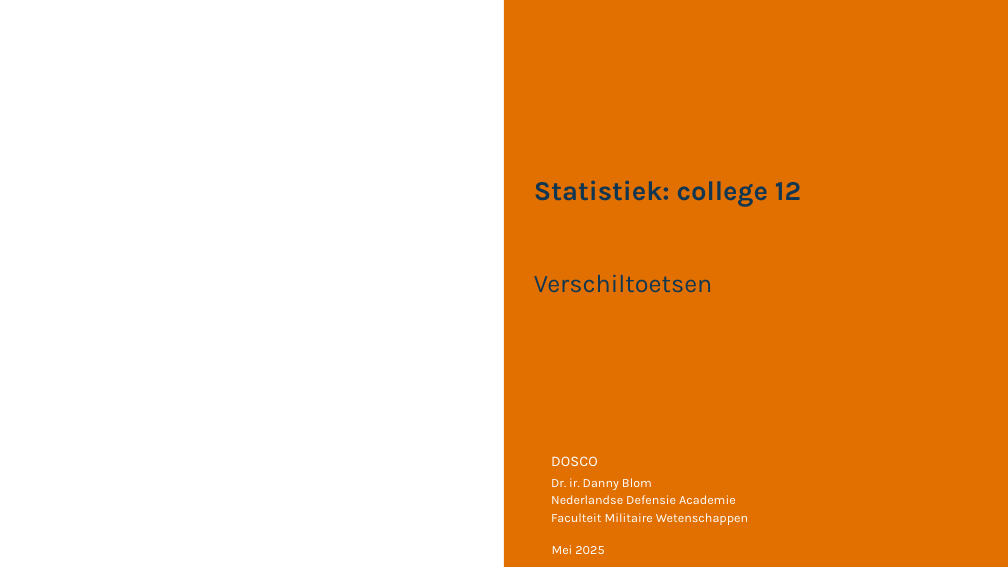
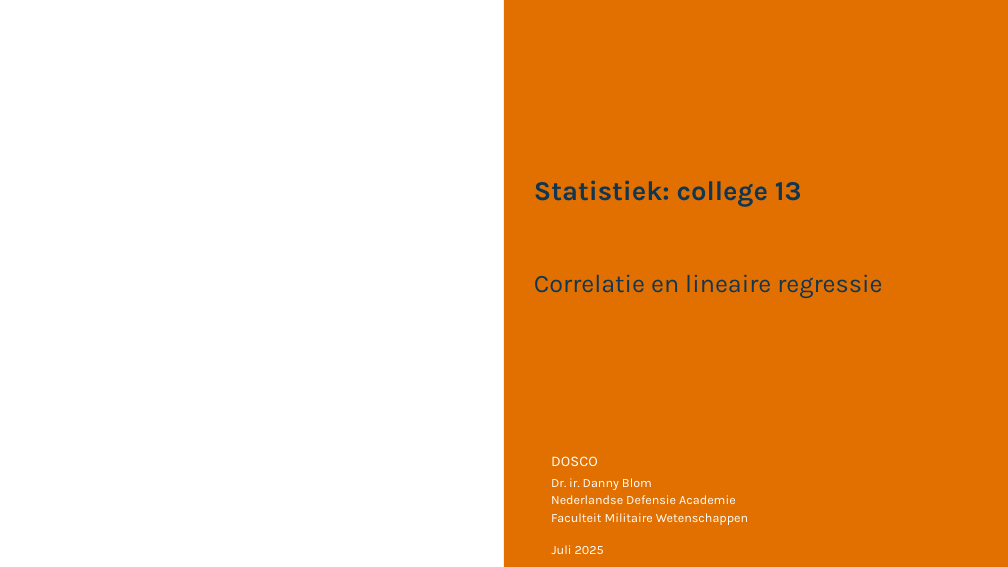
Before and after one commit to DBlom96/Statistiek, a slide deck: slide 1 of Danny/Onderwijs/Statistiek/2024-2025/Slides/Nieuwe slides/Statistiek 2024-2025 -- college 12 -- correlatie en regressie.pptx. Drawn at 1008x567 pixels with LibreOffice and Linux fonts; fonts in the diff are those of the drawing; background and template pictures are left out. Boxes give left, top, right and bottom in pixels: in the first picture for what was removed or moved away, otherwise in the second. Text is boxed around its words. In the diff, an @@ line names an element or a change of style, - is before the commit and + after.

```diff
--- a/Danny/Onderwijs/Statistiek/2024-2025/Slides/Nieuwe slides/Statistiek 2024-2025 -- college 12 -- correlatie en regressie.pptx
+++ b/Danny/Onderwijs/Statistiek/2024-2025/Slides/Nieuwe slides/Statistiek 2024-2025 -- college 12 -- correlatie en regressie.pptx
@@ title at box(534, 180, 802, 207): text changed @@
-Statistiek: college 12
+Statistiek: college 13
@@ text at box(534, 274, 882, 298): text changed @@
-Verschiltoetsen
+Correlatie en lineaire regressie
@@ text at box(552, 545, 604, 554): text changed @@
-Mei 2025
+Juli 2025
```
Also in this commit, not shown: 8 other slides changed, 12 slides added, 21 slides removed.
